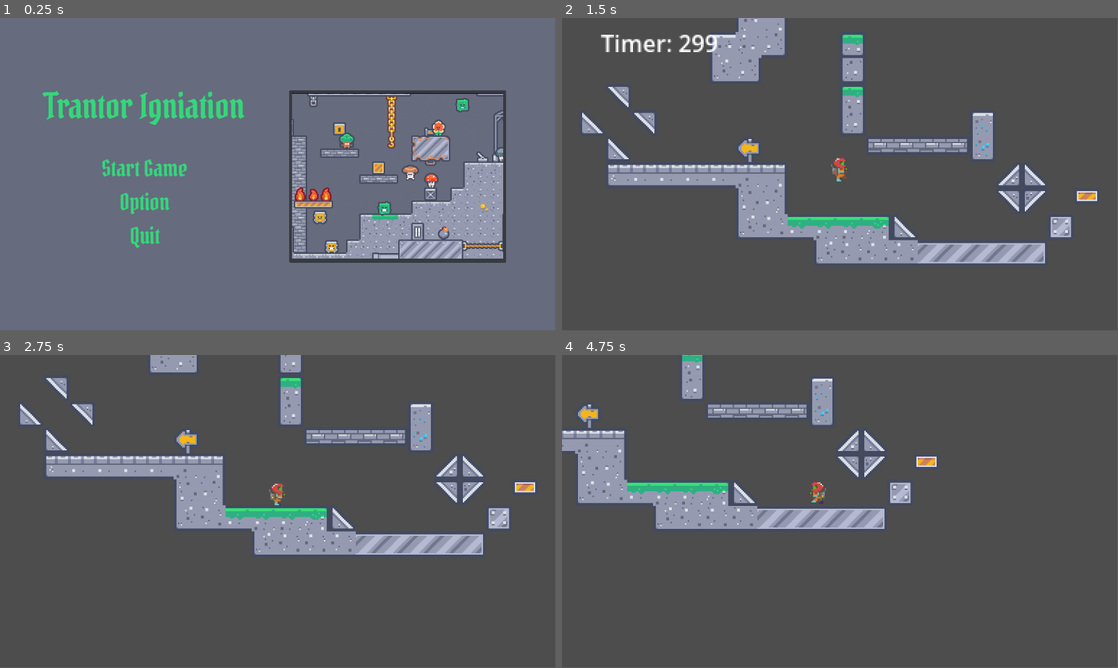
Above: before the commit, frames 1-4 (two rows, left to right).
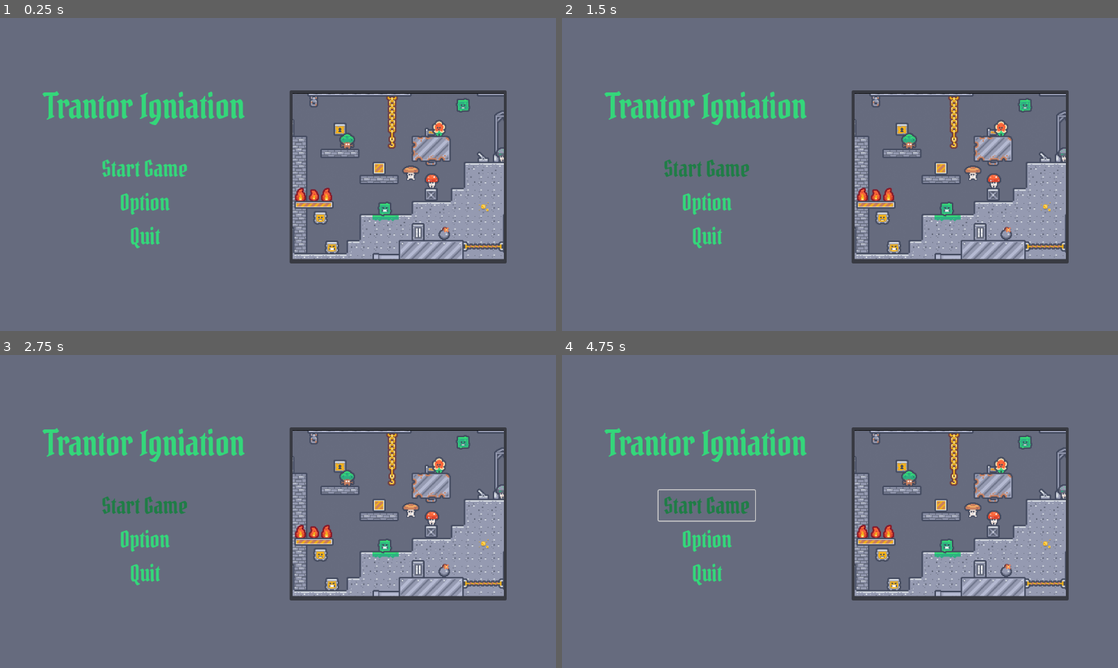
Above: after the commit, the same moments.

Repository: Kerwanc/TrantorIgniation
Game: Godot game, scene res://scenes/main_menu.tscn
Two runs of this game, one before a commit and one after it. Both use one fixed random seed, a clock stepped at 60 frames per second and the inputs below.
Inputs (mouse positions are in pixels of both pictures, inside the frame that each line leads up to):
- Up to frame 1 (0.25 s): no input
- Up to frame 2 (1.5 s): click "Option" at 0.5 s; click "Start Game" at 1.25 s
- Up to frame 3 (2.75 s): click (144, 505) at 2 s, where only the run after the commit has a clickable "Start Game"
- Up to frame 4 (4.75 s): tap Enter (ui_accept) at 2.75, 3.02, 3.77 s; hold Right (ui_right) 2.78-4.28 s; hold Left (ui_left) from 4.28 s (still down)
The window is 799x449 before the commit and 800x450 after it. Grey fills any space a smaller window leaves; there, only what the larger window draws over its background counts as a difference.

The runs differ from the first frame. In frame 1, 3.3% of the frame differs, in the area x 7-92%, y 23-79%; in frame 2, 96%; in frame 3, 96%; in frame 4, 96%, in the area x 0-100%, y 0-100%.
Error after the commit: Parse Error: Unexpected "!" in class body. (res://script/main_menu.gd:13)

Commit message:
fix(menu): switch main menu object to a control object

Diff:
--- a/project.godot
+++ b/project.godot
@@ -11,9 +11,14 @@
 [application]
 
 config/name="MyFirstGame"
-run/main_scene="uid://dwttvc14scamo"
+run/main_scene="uid://bptmlwlhvdwid"
 config/features=PackedStringArray("4.6", "Forward Plus")
 config/icon="res://icon.svg"
+
+[display]
+
+window/stretch/mode="viewport"
+window/stretch/aspect="expand"
 
 [physics]
 
--- a/scenes/main_menu.tscn
+++ b/scenes/main_menu.tscn
@@ -6,38 +6,71 @@
 
 [sub_resource type="StyleBoxEmpty" id="StyleBoxEmpty_ekxnf"]
 
+[sub_resource type="StyleBoxEmpty" id="StyleBoxEmpty_bqqt6"]
+
+[sub_resource type="StyleBoxTexture" id="StyleBoxTexture_wu84c"]
+
 [sub_resource type="StyleBoxEmpty" id="StyleBoxEmpty_8ln24"]
 
-[sub_resource type="StyleBoxTexture" id="StyleBoxTexture_rtw2f"]
-
-[sub_resource type="StyleBoxEmpty" id="StyleBoxEmpty_bqqt6"]
+[sub_resource type="StyleBoxEmpty" id="StyleBoxEmpty_rtw2f"]
 
 [sub_resource type="StyleBoxEmpty" id="StyleBoxEmpty_oa1go"]
 
 [sub_resource type="StyleBoxEmpty" id="StyleBoxEmpty_tbmy8"]
 
-[sub_resource type="StyleBoxEmpty" id="StyleBoxEmpty_wu84c"]
-
 [sub_resource type="StyleBoxEmpty" id="StyleBoxEmpty_jk1qb"]
 
 [sub_resource type="StyleBoxEmpty" id="StyleBoxEmpty_5dd4i"]
 
-[node name="Main Menu" type="Node2D" unique_id=1261609652]
+[node name="Main Menu" type="Control" unique_id=1254635112]
+layout_mode = 3
+anchors_preset = 15
+anchor_right = 1.0
+anchor_bottom = 1.0
+grow_horizontal = 2
+grow_vertical = 2
 script = ExtResource("1_l6cm7")
 
-[node name="background" type="ColorRect" parent="." unique_id=1305945559]
-offset_right = 1152.0
-offset_bottom = 648.0
+[node name="ColorRect" type="ColorRect" parent="." unique_id=656664057]
+layout_mode = 1
+anchors_preset = 15
+anchor_right = 1.0
+anchor_bottom = 1.0
+grow_horizontal = 2
+grow_vertical = 2
 color = Color(0.4, 0.41960785, 0.49411765, 1)
 
-[node name="Button_manager" type="Control" parent="." unique_id=1996360030]
-layout_mode = 3
+[node name="illustration_frame" type="Panel" parent="ColorRect" unique_id=1643080070]
+layout_mode = 0
+offset_left = 600.0
+offset_top = 150.0
+offset_right = 1050.0
+offset_bottom = 508.0
+
+[node name="illustration" type="Sprite2D" parent="ColorRect/illustration_frame" unique_id=926240663]
+position = Vector2(6, 6)
+scale = Vector2(0.5, 0.5)
+texture = ExtResource("3_bqqt6")
+centered = false
+
+[node name="Title" type="Label" parent="ColorRect" unique_id=943159430]
+layout_mode = 0
+offset_left = 92.0
+offset_top = 136.0
+offset_right = 507.0
+offset_bottom = 230.0
+theme_override_colors/font_color = Color(0.20392157, 0.84313726, 0.47843137, 1)
+theme_override_fonts/font = ExtResource("2_ekxnf")
+theme_override_font_sizes/font_size = 72
+text = "Trantor Igniation"
+
+[node name="Button_manager" type="Control" parent="." unique_id=2031205104]
 anchors_preset = 0
 offset_right = 40.0
 offset_bottom = 40.0
 metadata/_edit_use_anchors_ = true
 
-[node name="Start" type="Button" parent="Button_manager" unique_id=1524799690]
+[node name="Start" type="Button" parent="Button_manager" unique_id=2135279887]
 layout_mode = 0
 offset_left = 200.0
 offset_top = 280.0
@@ -49,12 +82,12 @@
 theme_override_fonts/font = ExtResource("2_ekxnf")
 theme_override_font_sizes/font_size = 48
 theme_override_styles/normal = SubResource("StyleBoxEmpty_ekxnf")
-theme_override_styles/pressed = SubResource("StyleBoxEmpty_8ln24")
-theme_override_styles/hover = SubResource("StyleBoxTexture_rtw2f")
+theme_override_styles/pressed = SubResource("StyleBoxEmpty_bqqt6")
+theme_override_styles/hover = SubResource("StyleBoxTexture_wu84c")
 text = "Start Game"
 metadata/_edit_use_anchors_ = true
 
-[node name="Option" type="Button" parent="Button_manager" unique_id=130872845]
+[node name="Option" type="Button" parent="Button_manager" unique_id=1385137205]
 layout_mode = 0
 offset_left = 200.0
 offset_top = 350.0
@@ -65,12 +98,12 @@
 theme_override_colors/font_hover_color = Color(0.12156863, 0.49019608, 0.27450982, 1)
 theme_override_fonts/font = ExtResource("2_ekxnf")
 theme_override_font_sizes/font_size = 48
-theme_override_styles/normal = SubResource("StyleBoxEmpty_bqqt6")
-theme_override_styles/pressed = SubResource("StyleBoxEmpty_oa1go")
-theme_override_styles/hover = SubResource("StyleBoxEmpty_tbmy8")
+theme_override_styles/normal = SubResource("StyleBoxEmpty_8ln24")
+theme_override_styles/pressed = SubResource("StyleBoxEmpty_rtw2f")
+theme_override_styles/hover = SubResource("StyleBoxEmpty_oa1go")
 text = "Option"
 
-[node name="Quit" type="Button" parent="Button_manager" unique_id=170730070]
+[node name="Quit" type="Button" parent="Button_manager" unique_id=939508609]
 layout_mode = 0
 offset_left = 200.0
 offset_top = 420.0
@@ -81,35 +114,13 @@
 theme_override_colors/font_hover_color = Color(0.12156863, 0.49019608, 0.27450982, 1)
 theme_override_fonts/font = ExtResource("2_ekxnf")
 theme_override_font_sizes/font_size = 48
-theme_override_styles/normal = SubResource("StyleBoxEmpty_wu84c")
+theme_override_styles/normal = SubResource("StyleBoxEmpty_tbmy8")
 theme_override_styles/pressed = SubResource("StyleBoxEmpty_jk1qb")
 theme_override_styles/hover = SubResource("StyleBoxEmpty_5dd4i")
 text = "Quit"
 
-[node name="Camera2D" type="Camera2D" parent="." unique_id=924773289]
+[node name="Camera2D" type="Camera2D" parent="." unique_id=1379023909]
 position = Vector2(576, 324)
-
-[node name="illustration_frame" type="Panel" parent="." unique_id=1191220331]
-offset_left = 600.0
-offset_top = 150.0
-offset_right = 1050.0
-offset_bottom = 508.0
-
-[node name="illustration" type="Sprite2D" parent="illustration_frame" unique_id=556898452]
-position = Vector2(6, 6)
-scale = Vector2(0.5, 0.5)
-texture = ExtResource("3_bqqt6")
-centered = false
-
-[node name="Title" type="Label" parent="." unique_id=448535597]
-offset_left = 92.0
-offset_top = 136.0
-offset_right = 507.0
-offset_bottom = 230.0
-theme_override_colors/font_color = Color(0.20392157, 0.84313726, 0.47843137, 1)
-theme_override_fonts/font = ExtResource("2_ekxnf")
-theme_override_font_sizes/font_size = 72
-text = "Trantor Igniation"
 
 [connection signal="pressed" from="Button_manager/Start" to="." method="_on_start_pressed"]
 [connection signal="pressed" from="Button_manager/Option" to="." method="_on_option_pressed"]
--- a/script/main_menu.gd
+++ b/script/main_menu.gd
@@ -1,4 +1,4 @@
-extends Node2D
+extends Control
 
 func _on_start_pressed() -> void:
 	get_tree().change_scene_to_file("res://scenes/game.tscn")
@@ -10,3 +10,4 @@
 
 func _on_quit_pressed() -> void:
 	get_tree().quit()
+!
Not shown: 1 places in scenes/main_menu.tscn that only renumber resources
